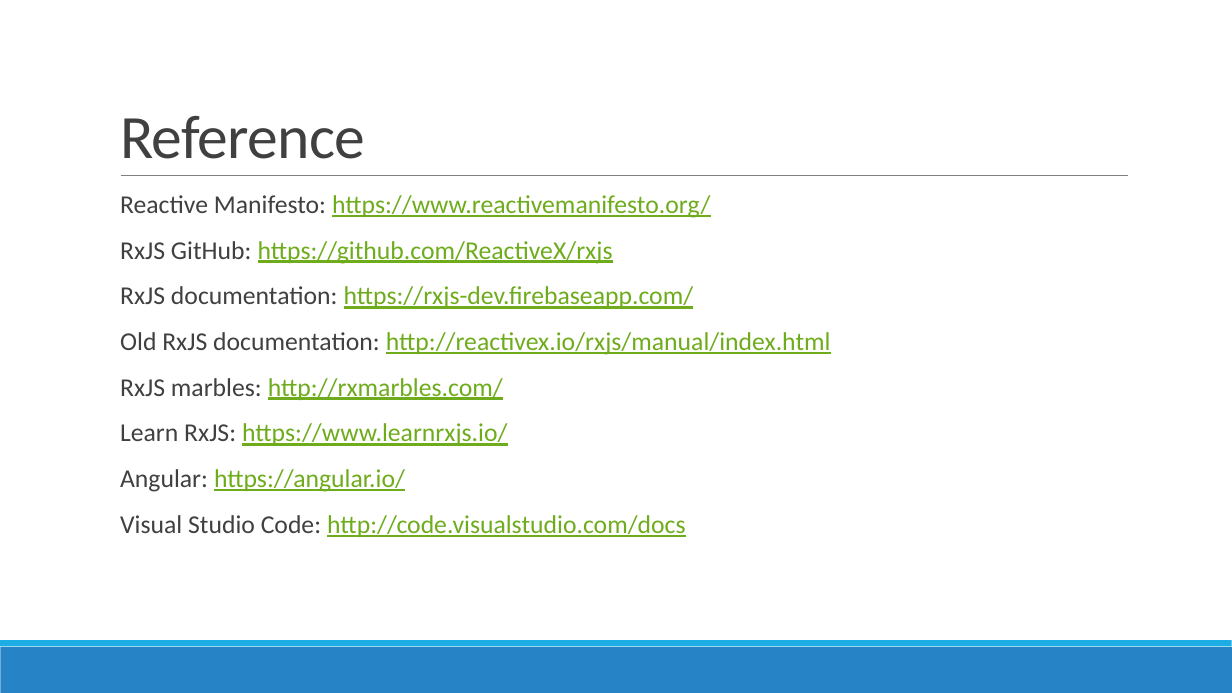
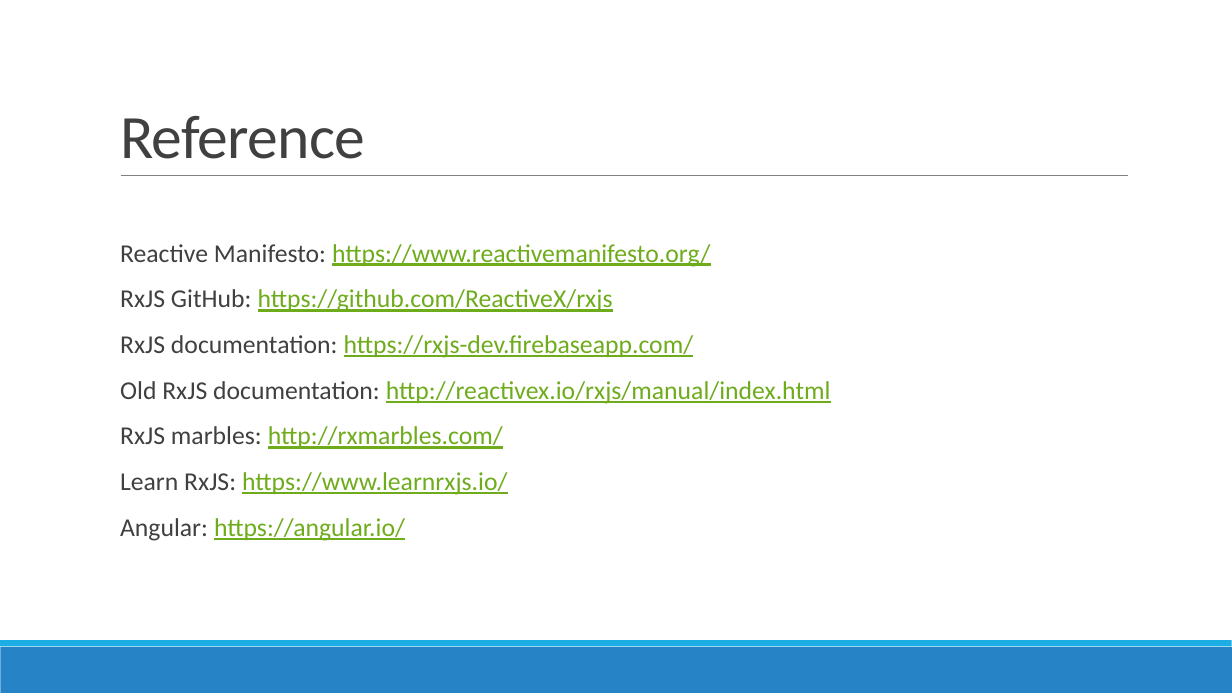
Before and after one commit to AGiorgetti/rxjs101, a slide deck: slide 28 of ReactiveProgramming_RxJS.pptx. Drawn at 1232x693 pixels with LibreOffice and Linux fonts; fonts in the diff are those of the drawing. Boxes give left, top, right and bottom in pixels: in the first picture for what was removed or moved away, otherwise in the second. Text is boxed around its words. In the diff, an @@ line names an element or a change of style, - is before the commit and + after.

```diff
--- a/ReactiveProgramming_RxJS.pptx
+++ b/ReactiveProgramming_RxJS.pptx
@@ text at (x1=120, y1=515, x2=685, y2=537): paragraph removed @@
-  Visual Studio Code: http://code.visualstudio.com/docs
```
Also in this commit, not shown: 10 other slides changed, 6 other files.
